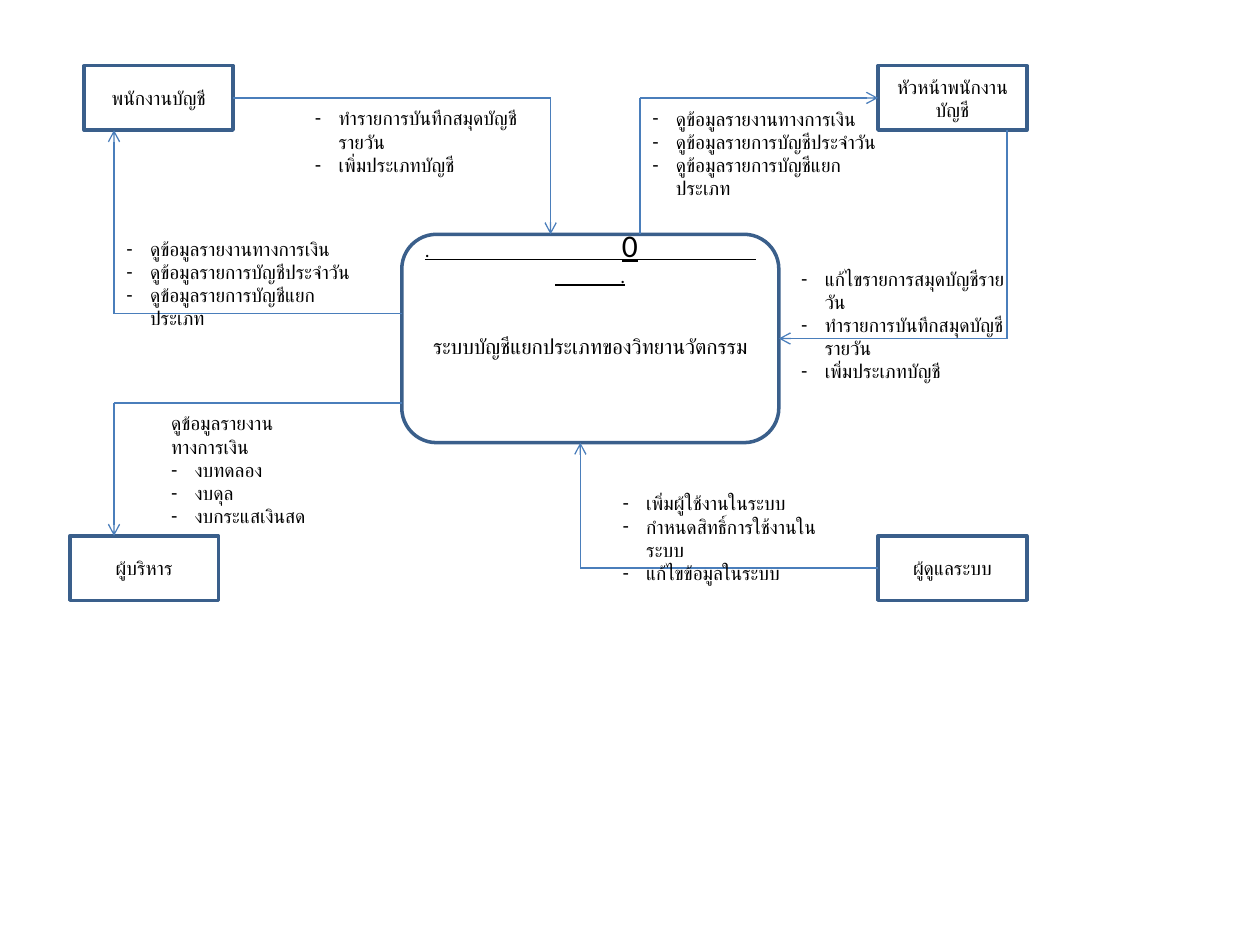
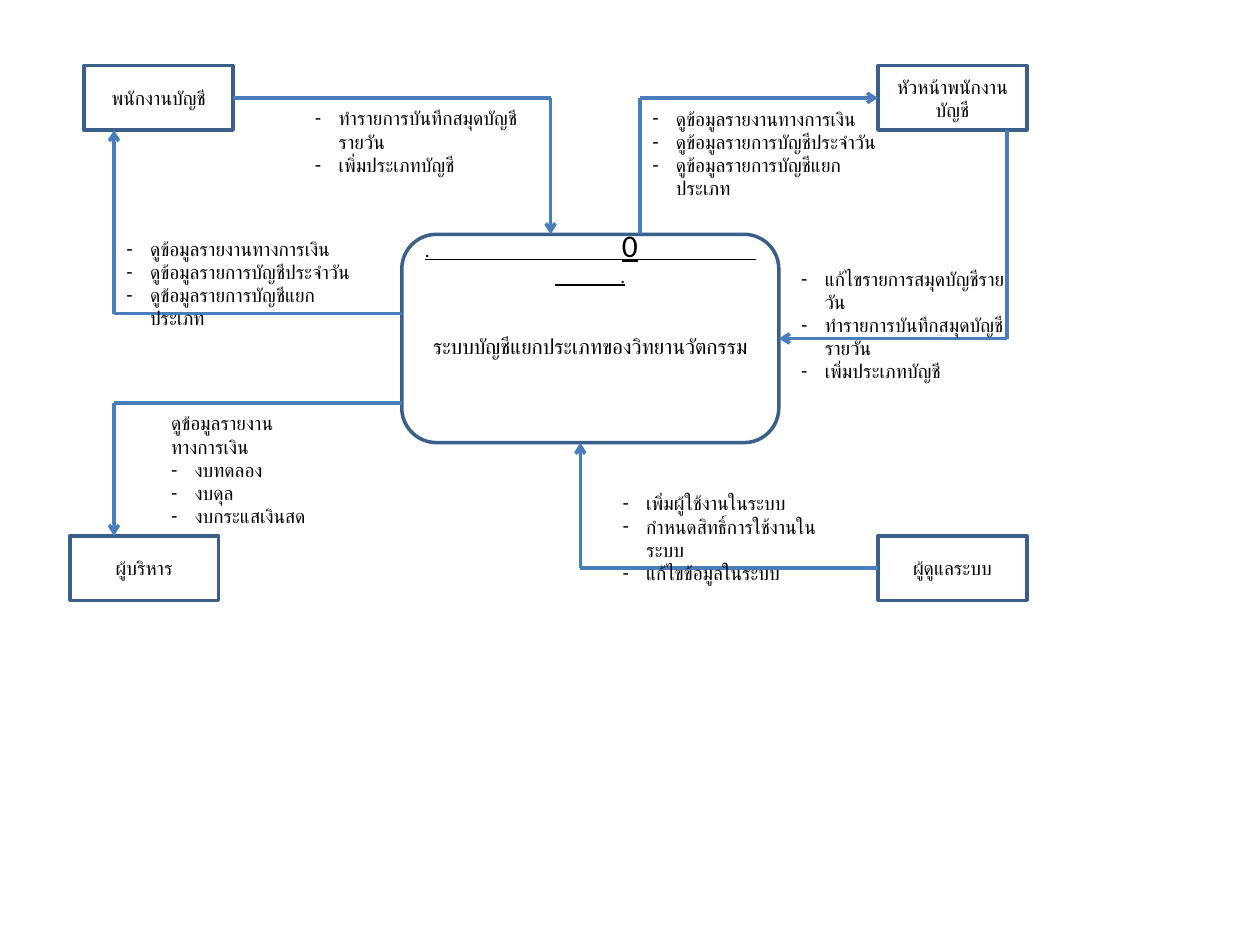
Before and after one commit to Tanandara/research, a slide deck: slide 1 of diagram/dataflow.pptx. Drawn at 1260x945 pixels with LibreOffice and Linux fonts; fonts in the diff are those of the drawing. Boxes give left, top, right and bottom in pixels: in the first picture for what was removed or moved away, otherwise in the second. Text is boxed around its words. In the diff, an @@ line names an element or a change of style, - is before the commit and + after.

```diff
--- a/diagram/dataflow.pptx
+++ b/diagram/dataflow.pptx
@@ arrow (551, 98) - (551, 234): stroke #4B7EBC 0.75 pt to #4B7EBC 2 pt @@
@@ arrow (640, 98) - (878, 98): stroke #4B7EBC 0.75 pt to #4B7EBC 2 pt @@
@@ arrow (115, 314) - (115, 130): stroke #4B7EBC 0.75 pt to #4B7EBC 2 pt @@
@@ line (402, 314) - (115, 314): stroke #4B7EBC 0.75 pt to #4B7EBC 2 pt @@
@@ arrow (1007, 339) - (779, 339): stroke #4B7EBC 0.75 pt to #4B7EBC 2 pt @@
@@ arrow (115, 403) - (115, 536): stroke #4B7EBC 0.75 pt to #4B7EBC 2 pt @@
@@ arrow (581, 568) - (581, 442): stroke #4B7EBC 0.75 pt to #4B7EBC 2 pt @@
@@ line (878, 568) - (581, 568): stroke #4B7EBC 0.75 pt to #4B7EBC 2 pt @@
```
Also in this commit, not shown: 2 other files.
